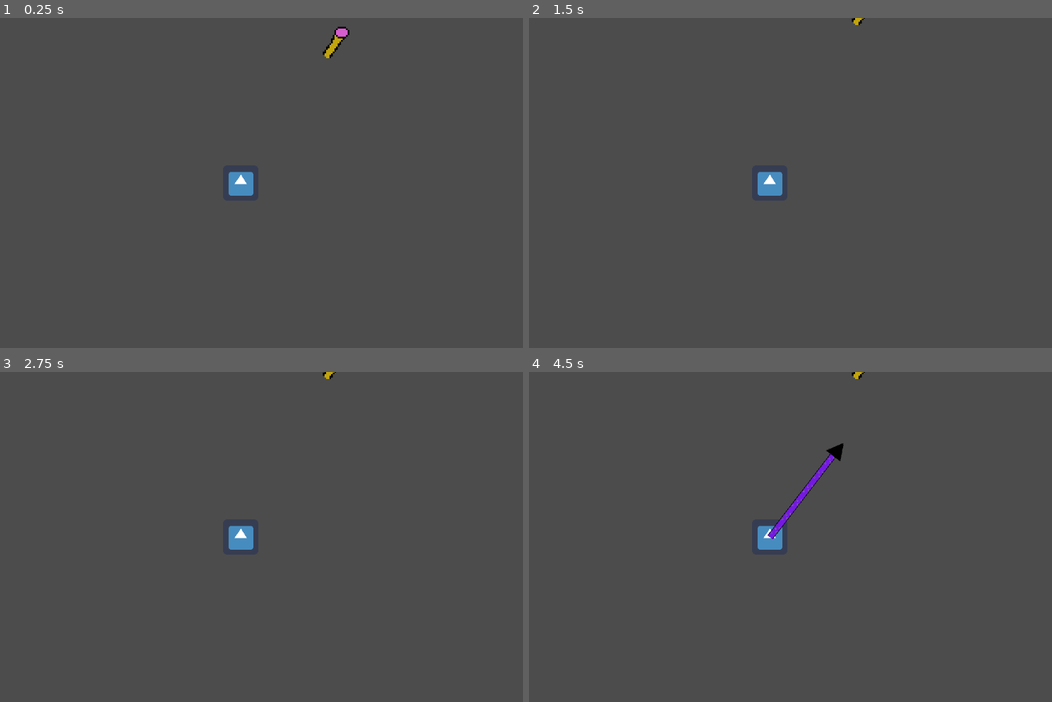
Above: before the commit, frames 1-4 (two rows, left to right).
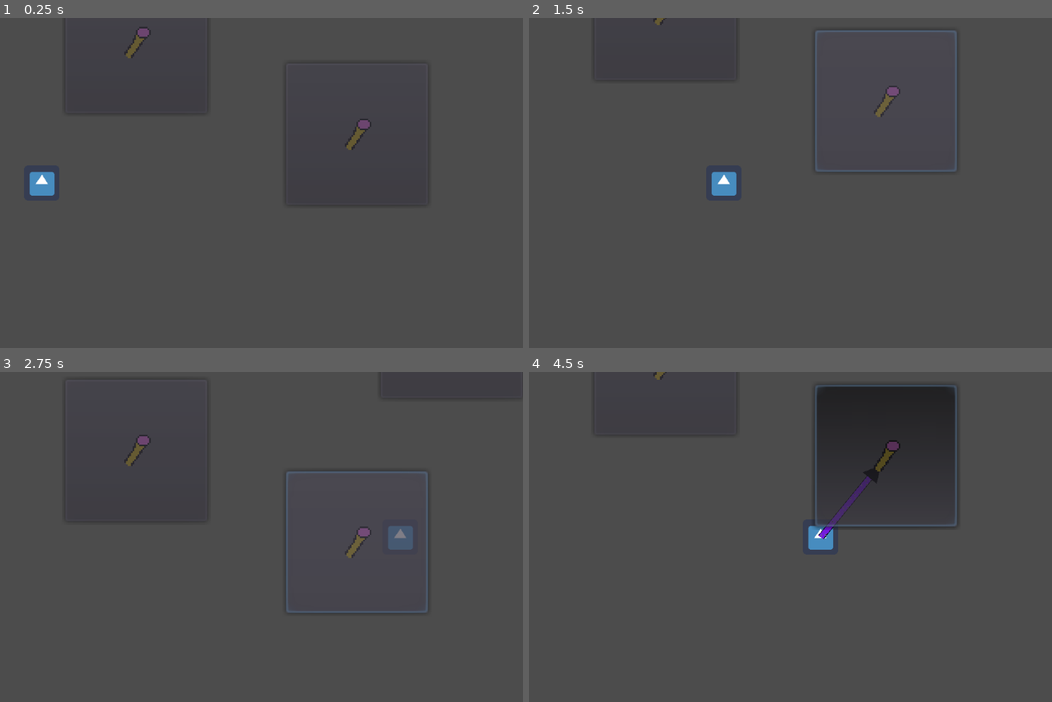
Above: after the commit, the same moments.

Repository: flber/gmtk2021
Game: Godot game, scene res://World.tscn
The game is run twice, just before and just after one commit, with the same random seed, the same clock (stepped at 60 frames per second) and the same inputs. The engine's default icon, where the game draws it, is replaced by a stand-in: a white triangle on a blue panel in a dark square.
Inputs (mouse positions are in pixels of both pictures, inside the frame that each line leads up to):
- Up to frame 1 (0.25 s): no input
- Up to frame 2 (1.5 s): click (884, 100) at 0.52 s; click (884, 100) at 1.27 s
- Up to frame 3 (2.75 s): click (355, 454) at 2.02 s
- Up to frame 4 (4.5 s): move the mouse to (895, 520) at 2.77 s; click (895, 520) at 2.92 s; tap Space (jump) at 3.02, 3.77 s; move the mouse to (654, 553) at 3.52 s; click (654, 553) at 3.67 s; move the mouse to (827, 464) at 4.27 s; click (827, 464) at 4.42 s

The runs differ from the first frame. In frame 1, 1.3% of the frame differs, in the area x 5-71%, y 2-54%; in frame 2, 1.3%; in frame 3, 1.5%; in frame 4, 9.4%, in the area x 23-82%, y 0-54%.

Commit message:
its a game jam no time for this shit

Diff:
--- a/GraplePoint.tscn
+++ b/GraplePoint.tscn
@@ -18,3 +18,13 @@
 [node name="Sprite" type="Sprite" parent="."]
 position = Vector2( 0.706314, 6.62164 )
 texture = ExtResource( 1 )
+
+[node name="Button" type="Button" parent="."]
+modulate = Color( 1, 1, 1, 0.690196 )
+margin_left = -43.0
+margin_top = -43.0
+margin_right = 43.0
+margin_bottom = 43.0
+__meta__ = {
+"_edit_use_anchors_": false
+}
--- a/Player.gd
+++ b/Player.gd
@@ -15,17 +15,10 @@
 var chain_velocity := Vector2(0,0)
 var can_jump = false			# Whether the player used their air-jump
 
-
-func _input(event: InputEvent) -> void:
-	if event is InputEventMouseButton:
-		if event.pressed:
-			print(to_local(event.position))
-			var look_vec = get_global_mouse_position() - global_position
-			look_vec = look_vec.normalized()
-			$Chain.shoot(look_vec)
-		else:
-			# We released the mouse -> release()
-			$Chain.release()
+func _should_shoot_at(position):
+	print("hello")
+	var look_vec = position - global_position
+	$Chain.shoot(look_vec)
 
 # This function is called every physics frame
 func _physics_process(_delta: float) -> void:
--- a/Player.tscn
+++ b/Player.tscn
@@ -20,6 +20,3 @@
 
 [node name="Chain" parent="." instance=ExtResource( 1 )]
 position = Vector2( 0.471405, 0.471436 )
-
-[node name="Camera2D" type="Camera2D" parent="."]
-current = true
--- /dev/null
+++ b/World.gd
@@ -0,0 +1,19 @@
+extends Node2D
+
+
+onready var cam := $Camera2D
+onready var player := $Player
+
+
+# Called when the node enters the scene tree for the first time.
+func _ready():
+	cam.position.x = get_viewport_rect().size.x * 0.5
+	$GraplePoint/Button.connect("button_down", $Player, "_should_shoot_at", [$GraplePoint.position])
+	$GraplePoint2/Button.connect("button_down", $Player, "_should_shoot_at", [$GraplePoint2.position])
+	$GraplePoint3/Button.connect("button_down", $Player, "_should_shoot_at", [$GraplePoint3.position])
+
+
+
+# Called every frame. 'delta' is the elapsed time since the previous frame.
+func _process(delta):
+	cam.position.y = player.position.y
--- a/World.tscn
+++ b/World.tscn
@@ -1,12 +1,14 @@
-[gd_scene load_steps=4 format=2]
+[gd_scene load_steps=5 format=2]
 
 [ext_resource path="res://Player.tscn" type="PackedScene" id=1]
+[ext_resource path="res://World.gd" type="Script" id=2]
 [ext_resource path="res://GraplePoint.tscn" type="PackedScene" id=4]
 
-[sub_resource type="RectangleShape2D" id=2]
+[sub_resource type="RectangleShape2D" id=1]
 extents = Vector2( 551.694, 10 )
 
 [node name="World" type="Node2D"]
+script = ExtResource( 2 )
 
 [node name="Player" parent="." instance=ExtResource( 1 )]
 
@@ -24,3 +26,7 @@
 
 [node name="GraplePoint3" parent="." instance=ExtResource( 4 )]
 position = Vector2( 894.635, 17.8298 )
+
+[node name="Camera2D" type="Camera2D" parent="."]
+position = Vector2( 523.259, 284.728 )
+current = true
--- /dev/null
+++ b/playerholder.gd
@@ -0,0 +1,13 @@
+extends Node
+
+onready var cam := $Camera2D
+onready var actual := $KinematicBody2D
+
+# Called when the node enters the scene tree for the first time.
+func _ready():
+	pass # Replace with function body.
+
+
+# Called every frame. 'delta' is the elapsed time since the previous frame.
+func _process(delta):
+	cam.position.y = actual.position.y
Not shown: 1 places in World.tscn that only renumber resources
